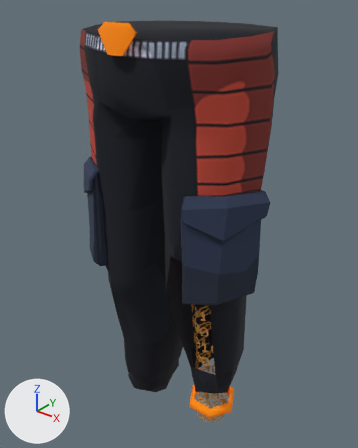
Two versions of the glTF model assets/DC_niftyblocksmith/lower_body/niftyblocksmith_pants_lower_body/M_niftyblocksmith_pants.glb, one commit apart.
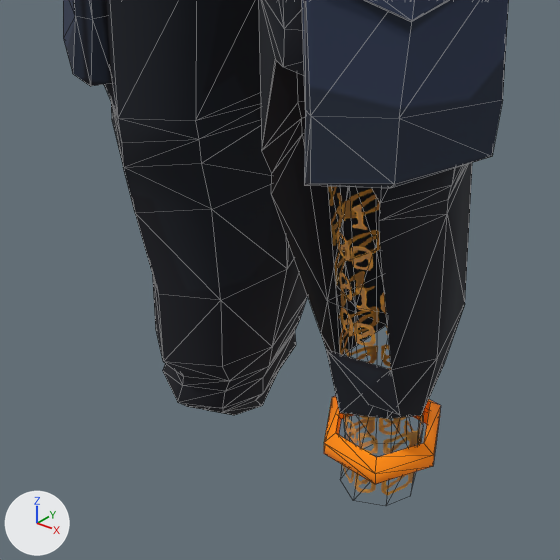
Each version appears first whole from a camera (50 mm lens) standing at (0.577, -0.722, 1.049) and looking at (-0.01, 0.013, 0.594), and next in a close-up on the part from 18% to 78% of the width and 52% to 100% of the height. Arrows for +X, +Y and +Z are at lower left; the lights stay in place. The close-ups show mesh edges as thin lines. Where no turn or scale is listed for an object, it has been applied to the vertices. Vertices at the same position are counted once.

Objects in the first close-up: 'BS_lBody'.
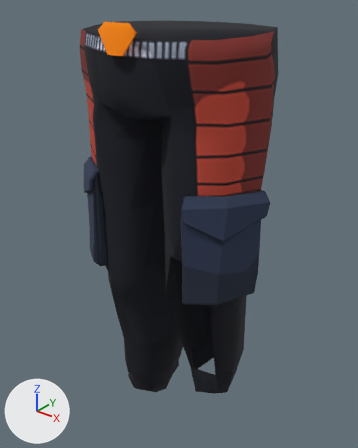
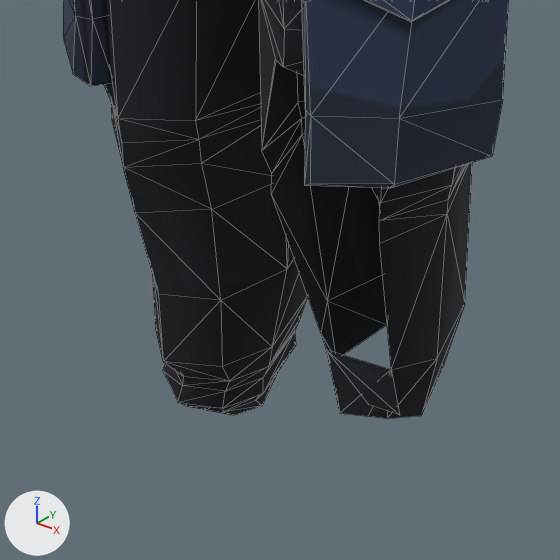
Boxes [x1, y1, x2, y2] around the edits, measured in the close-ups (560 x 560 px):
```json
{"object": "BS_lBody", "change": "reshaped", "before": [63, 0, 509, 496], "after": [63, 0, 509, 419]}
{"part": 1, "of": "me_all_03_003", "change": "deleted", "before": [328, 186, 424, 496], "on screen": "brown"}
{"part": 2, "of": "me_all_03_003", "change": "deleted", "before": [324, 396, 441, 484], "on screen": "orange"}
```

The change, as JSON lines over the scene's bpy script:
```json
{"block": "me_all_03_003", "where": "me_all_03_003.from_pydata(...)  # 492 vertices, 862 faces; spans x -0.211..0.211, y -0.164..0.157, z 0.111..0.996"}
{"block": "me_all_03_003", "where": "# used by ob_bs_lbody; location = (0.0, 0.0, 0.0)"}
{"op": "remove", "block": "me_all_03_003", "code": "me_all_03_003.materials.append(mat_m_bs_lbody_legs)"}
{"block": "me_all_03_003", "change": "me_all_03_003 part 1: the loose piece of 32 vertices spanning x 0.042..0.138, y -0.048..0.055, z 0.111..0.476 is deleted"}
{"block": "me_all_03_003", "change": "me_all_03_003 part 2: the loose piece of 24 vertices spanning x 0.034..0.146, y -0.039..0.064, z 0.155..0.183 is deleted"}
```
